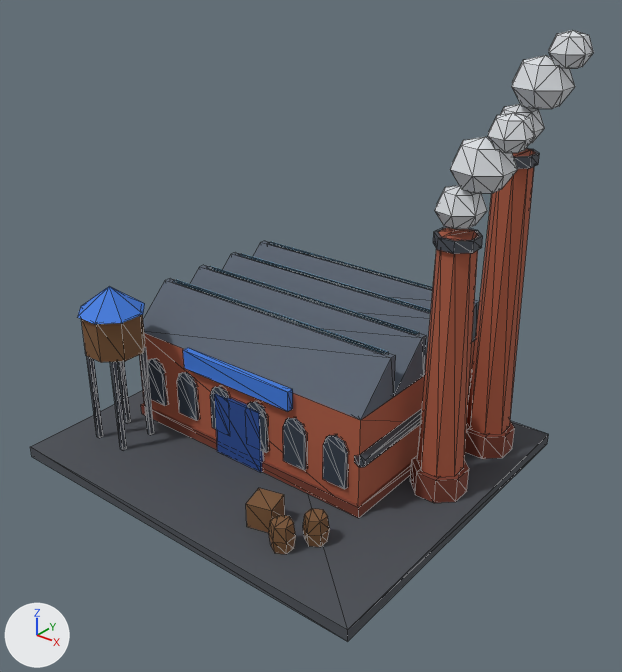
A saved change to the glTF model public/models/bld_factory.glb.
Both versions are drawn from a 50 mm camera at (0.58, -0.689, 0.593) aimed at (0.043, -0.017, 0.176). The lights are fixed; the arrows at lower left show +X, +Y and +Z. The older version comes first. Mesh edges are drawn as thin lines. Vertices at exactly the same position are counted once.

In view in the first picture: 'bld_factory'.
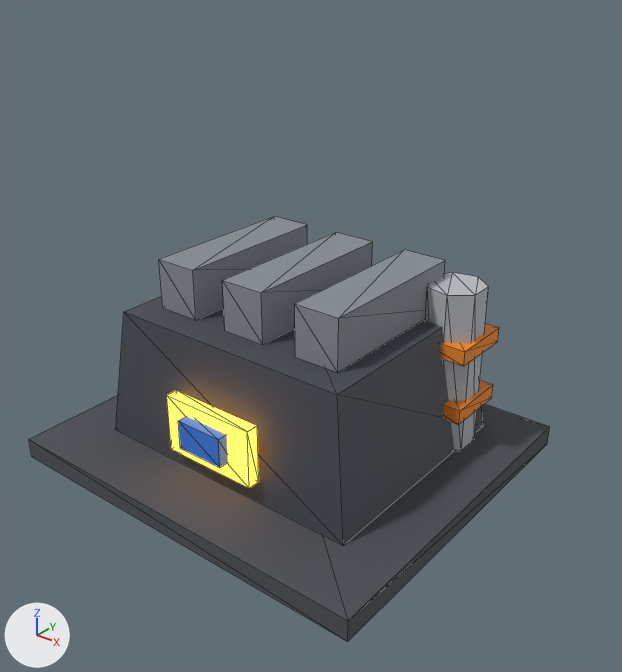
Boxes (x1, y1, x2, y2) around the edits, measured in the pictures (622 x 672 px; the box of a moved part takes in the faces that stretch with it):
'bld_factory', reshaped (8% narrower, 30% shorter)
    before: (30, 30, 594, 641)
    after: (29, 216, 549, 641)
part 1 of me_bld_factory, added
    after: (159, 216, 307, 320)
part 2 of me_bld_factory, added
    after: (223, 232, 373, 345)
part 3 of me_bld_factory, added
    after: (295, 250, 445, 373)
part 4 of me_bld_factory, added
    after: (425, 273, 489, 451)
part 5 of me_bld_factory, added (orange)
    after: (444, 380, 493, 424)
part 6 of me_bld_factory, added (orange)
    after: (440, 324, 499, 366)
part 7 of me_bld_factory, added
    after: (167, 390, 259, 488)
part 8 of me_bld_factory, added (blue)
    after: (178, 416, 228, 468)
part 9 of me_bld_factory, rebuilt
    before: (140, 241, 479, 505)
    after: (116, 296, 483, 545)
part 10 of me_bld_factory, deleted
    before: (78, 30, 594, 554)
part 11 of me_bld_factory, moved or reshaped
    before: (30, 390, 549, 641)
    after: (29, 395, 549, 641)

What changed in the scene script:
```text
Change me_bld_factory:
    remove me_bld_factory.from_pydata(...)  # 521 vertices, 894 faces; spans x -0.24..0.255, y -0.21..0.21, z 0.0..0.497
    add me_bld_factory.from_pydata(...)  # 86 vertices, 132 faces; spans x -0.24..0.24, y -0.21..0.21, z 0.0..0.245
    me_bld_factory part 1: a new loose piece, a box spanning x -0.127..-0.073, y -0.08..0.12, z 0.185..0.245, in mat_city_concrete_dark (grey #878d95)
    me_bld_factory part 2: a new loose piece, a box spanning x -0.027..0.027, y -0.08..0.12, z 0.185..0.245, in mat_city_concrete_dark (grey #878d95)
    me_bld_factory part 3: a new loose piece, a box spanning x 0.073..0.127, y -0.08..0.12, z 0.185..0.245, in mat_city_concrete_dark (grey #878d95)
    me_bld_factory part 4: a new loose piece, a 7-sided cylinder along z spanning x 0.115..0.182, y 0.076..0.144, z 0.025..0.225, in mat_city_concrete (light grey #b8bcc2)
    me_bld_factory part 5: a new loose piece, a box spanning x 0.113..0.188, y 0.071..0.149, z 0.075..0.093, in mat_city_hazard (orange #f28c28)
    me_bld_factory part 6: a new loose piece, a box spanning x 0.113..0.188, y 0.071..0.149, z 0.15..0.168, in mat_city_hazard (orange #f28c28)
    me_bld_factory part 7: a new loose piece, a box spanning x -0.06..0.06, y -0.142..-0.128, z 0.05..0.12, in mat_city_fire (orange #ffac3d, glowing orange #ffac3d)
    me_bld_factory part 8: a new loose piece, a box spanning x -0.03..0.03, y -0.155..-0.137, z 0.07..0.105, in mat_team (blue #3d7be0)
    me_bld_factory part 9: the loose piece of 32 vertices spanning x -0.19..0.15, y -0.07..0.17, z 0.014..0.184 is rebuilt with 8 vertices and now spans x -0.175..0.175, y -0.13..0.16, z 0.025..0.185, in mat_city_iron (dark grey #454a53)
    me_bld_factory part 10: 35 loose pieces with 481 vertices, spanning x -0.207..0.255, y -0.174..0.173, z 0.014..0.497, are deleted
    me_bld_factory part 11
    4 vertices are removed from x -0.24..0.24, y -0.21..0.21, z 0.014
    10 faces are deleted
    4 vertices are added at (-0.24, -0.21, 0.025), (0.24, -0.21, 0.025), (0.24, 0.21, 0.025), (-0.24, 0.21, 0.025)
    10 new faces join them, mat_city_asphalt (dark grey #4b4f56)
    remove me_bld_factory.materials.append(mat_city_brick)  # brown #ad5a40
    remove me_bld_factory.materials.append(mat_city_brick_dark)  # brown #7b3d2d
    remove me_bld_factory.materials.append(mat_city_window)  # dark blue #2e3947
    remove me_bld_factory.materials.append(mat_team_dark)  # blue #244a94
    remove me_bld_factory.materials.append(mat_city_roof_slate)  # greyish blue #57616f
    remove me_bld_factory.materials.append(mat_city_glass)  # blue #6fa8c9
    remove me_bld_factory.materials.append(mat_city_concrete_light)  # light grey #dde0e4
    remove me_bld_factory.materials.append(mat_city_timber)  # brown #7a5534
    add me_bld_factory.materials.append(mat_city_concrete_dark)  # grey #878d95
    add me_bld_factory.materials.append(mat_city_concrete)  # light grey #b8bcc2
    add me_bld_factory.materials.append(mat_city_hazard)  # orange #f28c28
    add me_bld_factory.materials.append(mat_city_fire)  # orange #ffac3d, glowing orange #ffac3d
```
